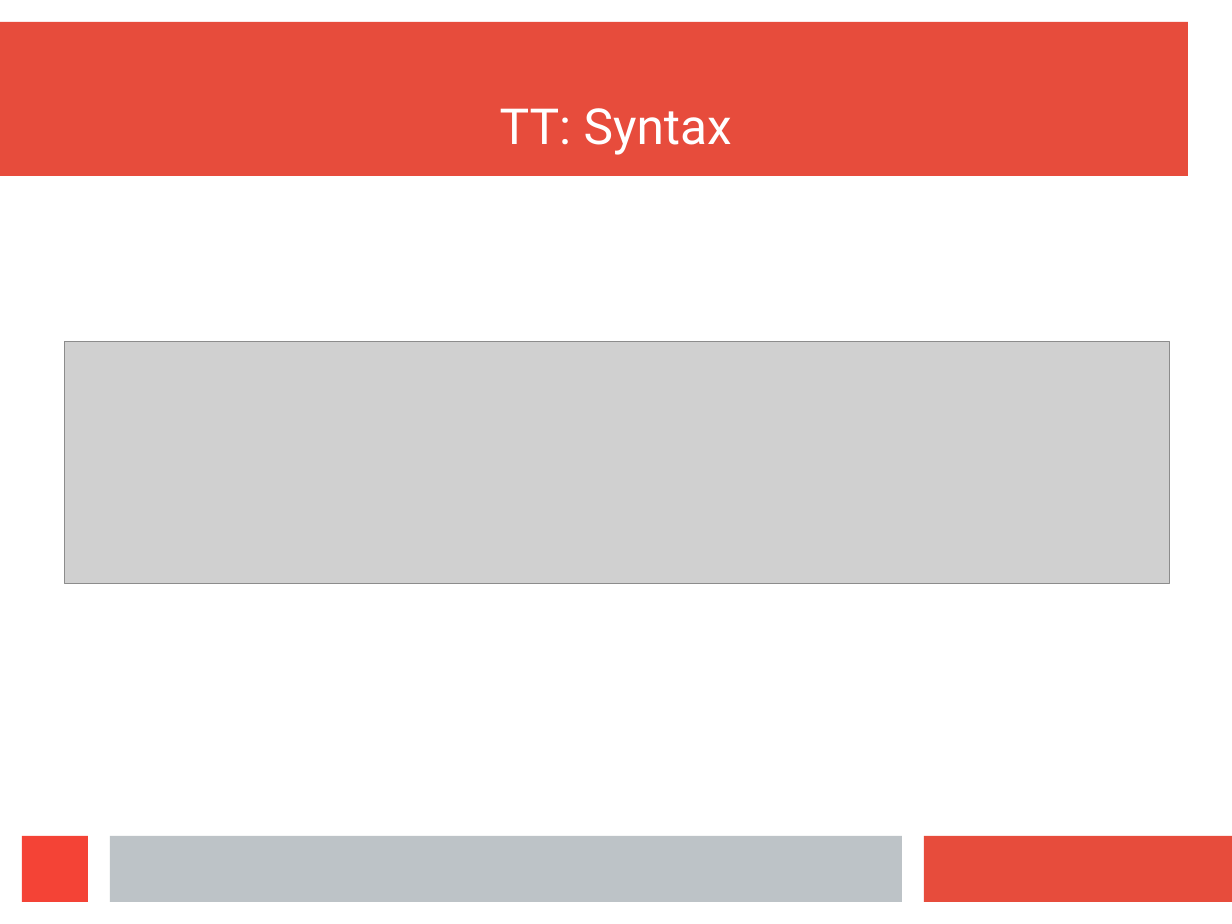
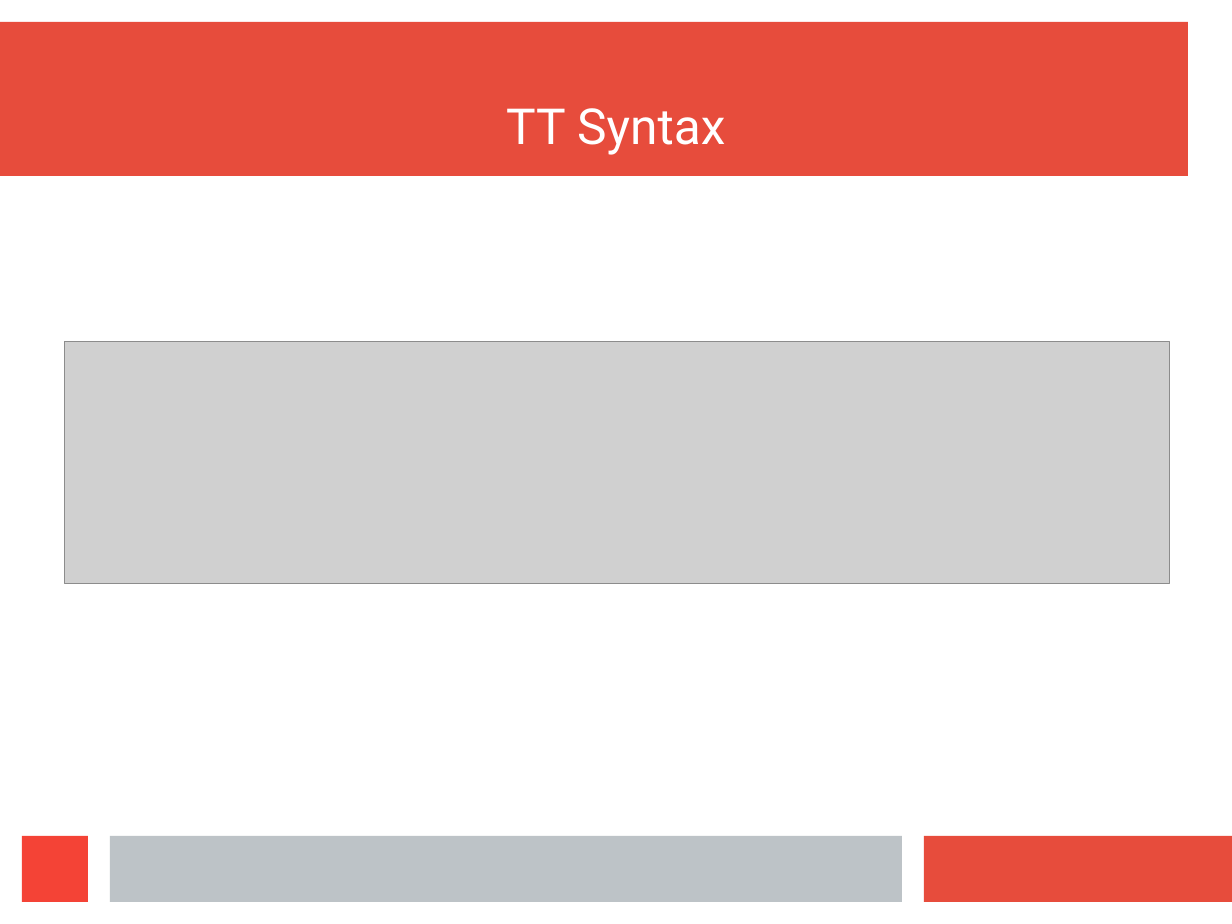
Before and after one commit to wilbowma/cur, a slide deck: slide 13 of hope-2016/slides.odp (slide 25 before the commit). Drawn at 1232x924 pixels with LibreOffice and Linux fonts; fonts in the diff are those of the drawing; grey boxes stand for pictures. Boxes give left, top, right and bottom in pixels: in the first picture for what was removed or moved away, otherwise in the second. Text is boxed around its words. In the diff, an @@ line names an element or a change of style, - is before the commit and + after.

```diff
--- a/hope-2016/slides.odp
+++ b/hope-2016/slides.odp
@@ title at box(506, 108, 725, 155): text changed @@
-TT: Syntax
+TT Syntax
```
Also in this commit, not shown: 7 other slides changed, 7 slides added, 14 slides removed.
